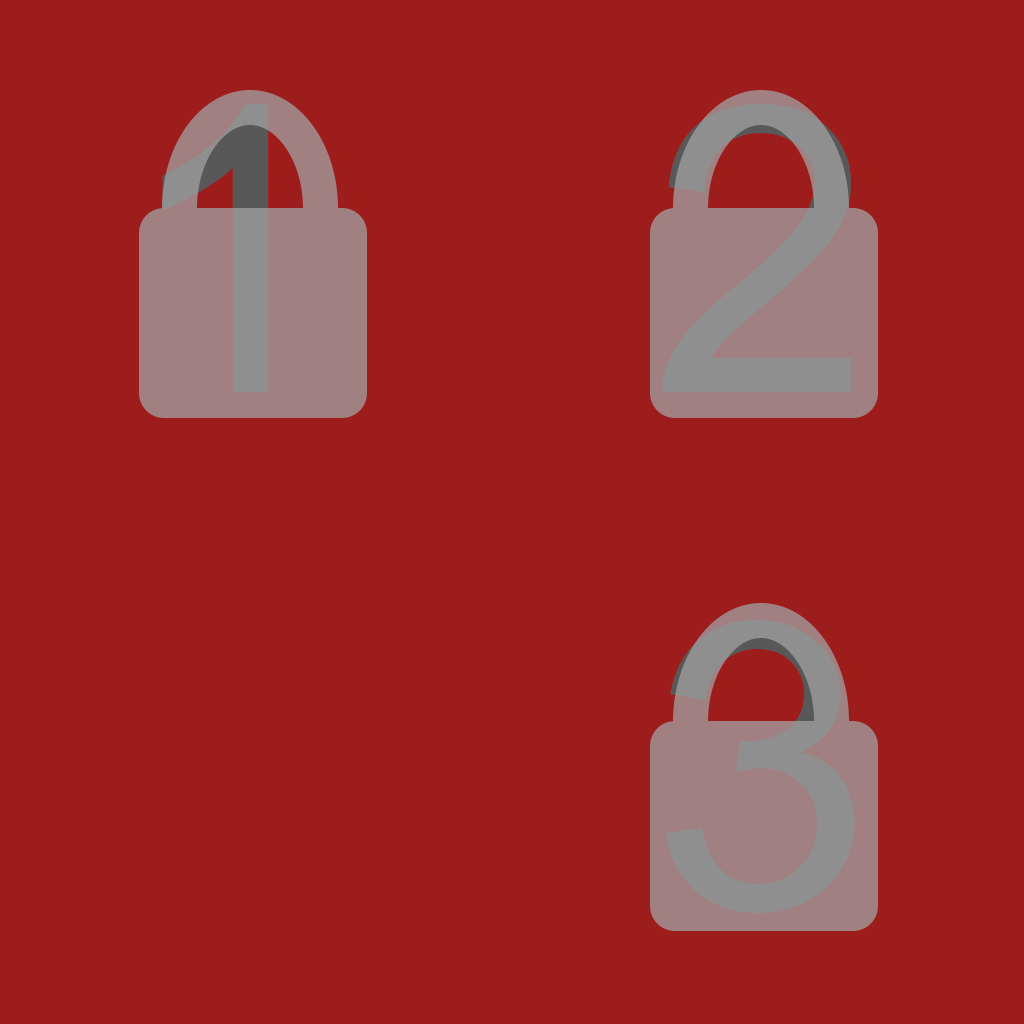
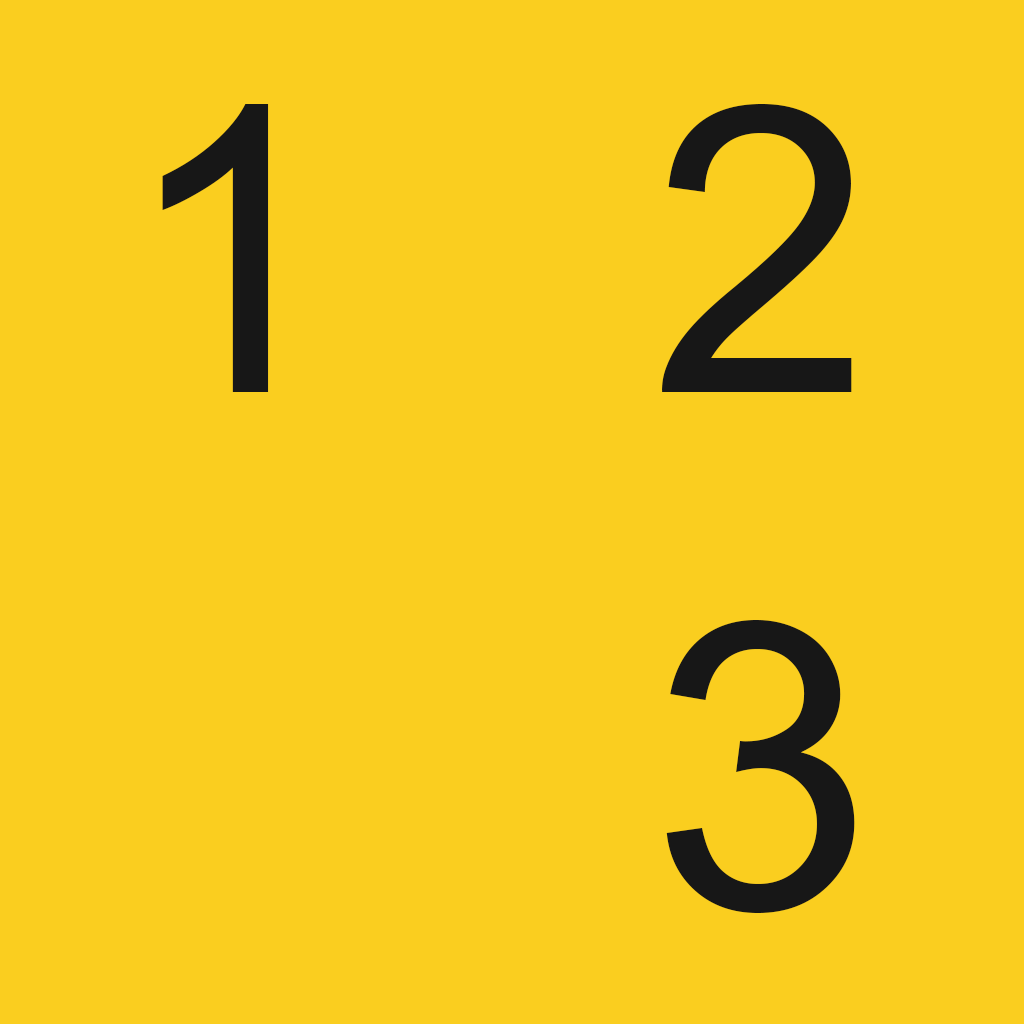
Before/after of a 1024px x 1024px layered artwork. What changed in the layer stack:
showed group "idle over" (4 layers) over [0, 0, 1024, 1024]
painted on "3" (2nd of 6, in "Artboard 1" › "idle over") over [666, 620, 855, 913]
painted on "2" (2nd of 6, in "Artboard 1" › "idle over") over [662, 104, 852, 392]
painted on "1" (2nd of 6, in "Artboard 1" › "idle over") over [162, 104, 269, 392]
hid group "locked" (13 layers) over [0, 0, 1024, 1024]
